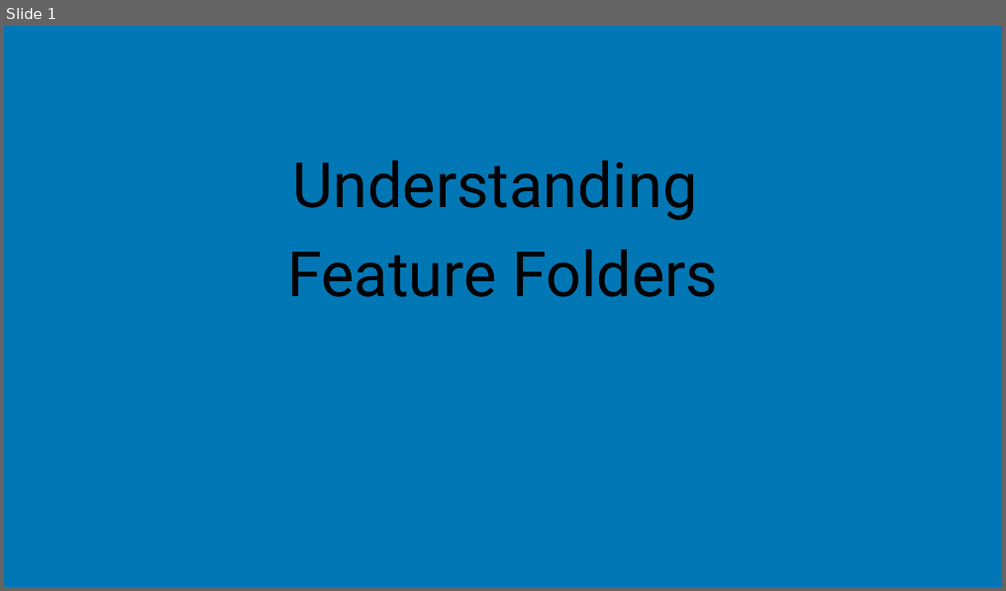
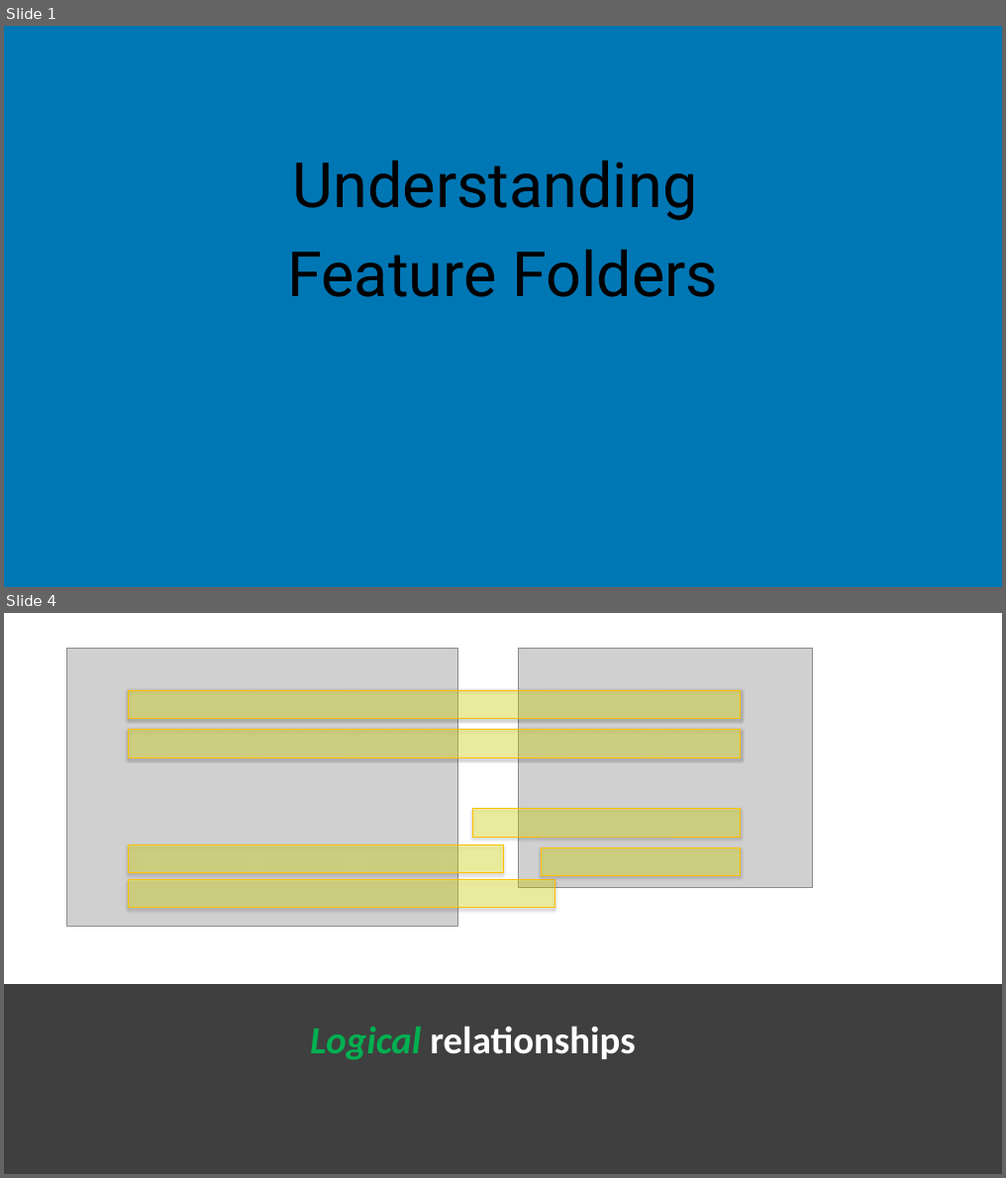
Before and after one commit to jchadwick/CustomizingAspNetMvc, a slide deck: 07_01-FeatureFolders.pptx. Shown one above the other, each under a label of ours: slide 1 before the commit, slides 1 and 4 after it; the slides between them are not shown. The pictures are 1006x591 and 1006x1178 pixels, drawn with LibreOffice and Linux fonts; fonts in the diff are those of the drawing; grey boxes stand for pictures. Boxes give left, top, right and bottom in pixels: in the first picture for what was removed or moved away, otherwise in the second. Text is boxed around its words. In the diff, an @@ line names an element or a change of style, - is before the commit and + after.

```diff
--- a/07_01-FeatureFolders.pptx
+++ b/07_01-FeatureFolders.pptx
@@ slide 4 added at <box>4,613,1002,1174</box>, background #FFFFFF @@
@@ rectangle added at <box>4,613,1002,984</box>, fill #FFFFFF @@
@@ picture added at <box>67,649,457,926</box> @@
@@ picture added at <box>519,649,813,888</box> @@
@@ rectangle added at <box>129,690,741,719</box>, fill #FFFF00 at 30% opacity, outline #FFC000 0.75 pt @@
@@ rectangle added at <box>129,729,741,758</box>, fill #FFFF00 at 30% opacity, outline #FFC000 0.75 pt @@
@@ rectangle added at <box>472,808,741,837</box>, fill #FFFF00 at 30% opacity, outline #FFC000 0.75 pt @@
@@ rectangle added at <box>129,845,503,873</box>, fill #FFFF00 at 30% opacity, outline #FFC000 0.75 pt @@
@@ rectangle added at <box>542,848,741,876</box>, fill #FFFF00 at 30% opacity, outline #FFC000 0.75 pt @@
@@ rectangle added at <box>129,879,555,908</box>, fill #FFFF00 at 30% opacity, outline #FFC000 0.75 pt @@
@@ rectangle added at <box>4,984,1002,1174</box>, fill #3F3F3F @@
@@ text added at <box>310,1026,635,1060</box>, 37 pt, text #FFFFFF, bold @@
+Logical relationships
```
Also in this commit, not shown: 5 other slides added, 8 slides removed, 1 other file.
